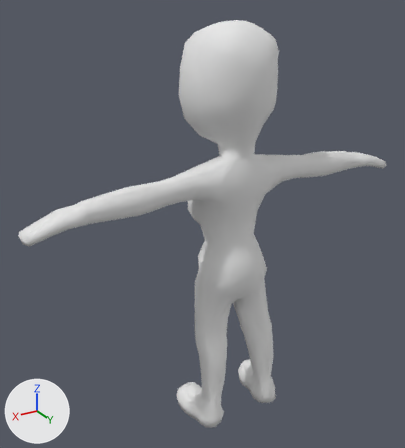
The FBX model people/female.fbx: old version first, new version second.
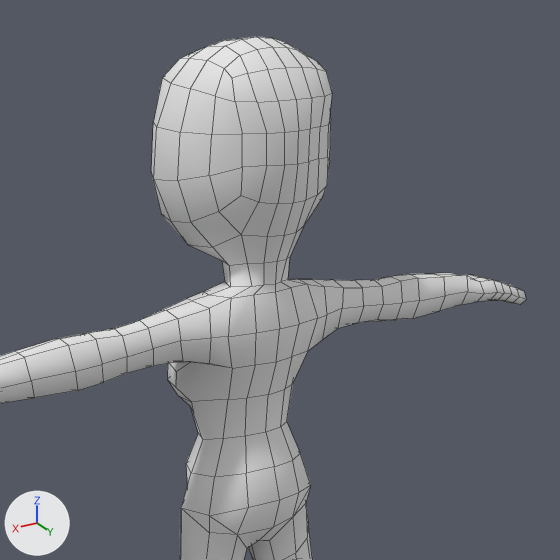
Each version is shown whole from a camera (50 mm lens) standing at (2.56, 3.72, 3.84) and looking at (0.17, -0.25, 1.86), then close up on the part from 23% to 100% of the width and 0% to 69% of the height. Every picture has the same lights, and +X, +Y and +Z are marked at lower left. The close-ups show mesh edges as thin lines.

The scene before the commit, as lines of its bpy script (objects in view):
```python
me_charactermedium = bpy.data.meshes.new('characterMedium')
me_charactermedium.from_pydata(...)  # 830 vertices, 850 faces; spans x -1.81..1.81, y -0.51..0.29, z 0.0..3.58
me_charactermedium.materials.append(mat_skin)  # white #e7e7e7
ob_charactermedium = bpy.data.objects.new('characterMedium', me_charactermedium)
ob_charactermedium.location = (0.0, 0.0, 0.0)
```
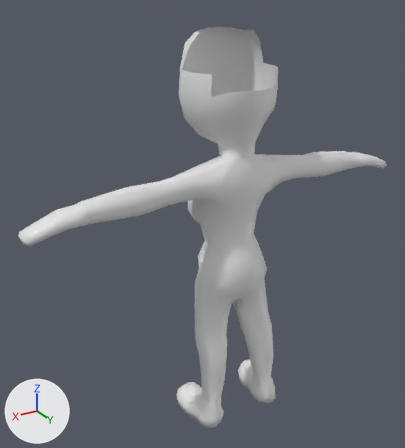
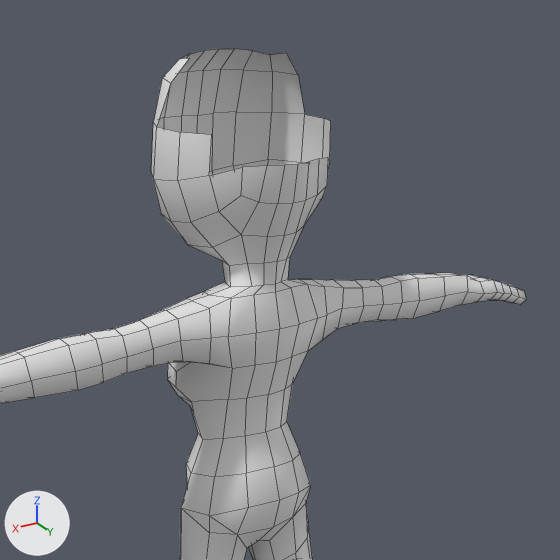
What the commit changed:
Material 'Skin' (mat_skin_1) is new.
Its base color is (0.8, 0.8, 0.8) (white #e7e7e7).
me_charactermedium is used by ob_charactermedium; location (0.0, 0.0, 0.0).
me_charactermedium had 830 vertices, 850 faces and spanned x -1.81..1.81, y -0.51..0.29, z 0.0..3.58.
me_charactermedium no longer uses material mat_skin (white #e7e7e7).
me_charactermedium now has 786 vertices, 794 faces and spans x -1.81..1.81, y -0.51..0.29, z 0.0..3.52.
Part 1, on me_charactermedium:
44 vertices are removed from x -0.33..0.33, y -0.17..0.29, z 3.23..3.58.
56 faces are deleted.
me_charactermedium now uses material mat_skin_1 (white #e7e7e7).

Pixel boxes [x1, y1, x2, y2] of what changed, in the close-ups (560 x 560 px):
'characterMedium', reshaped: before [0, 37, 526, 560]; after [0, 49, 526, 560]
part 1 of me_charactermedium, deleted: before [157, 37, 332, 176]
